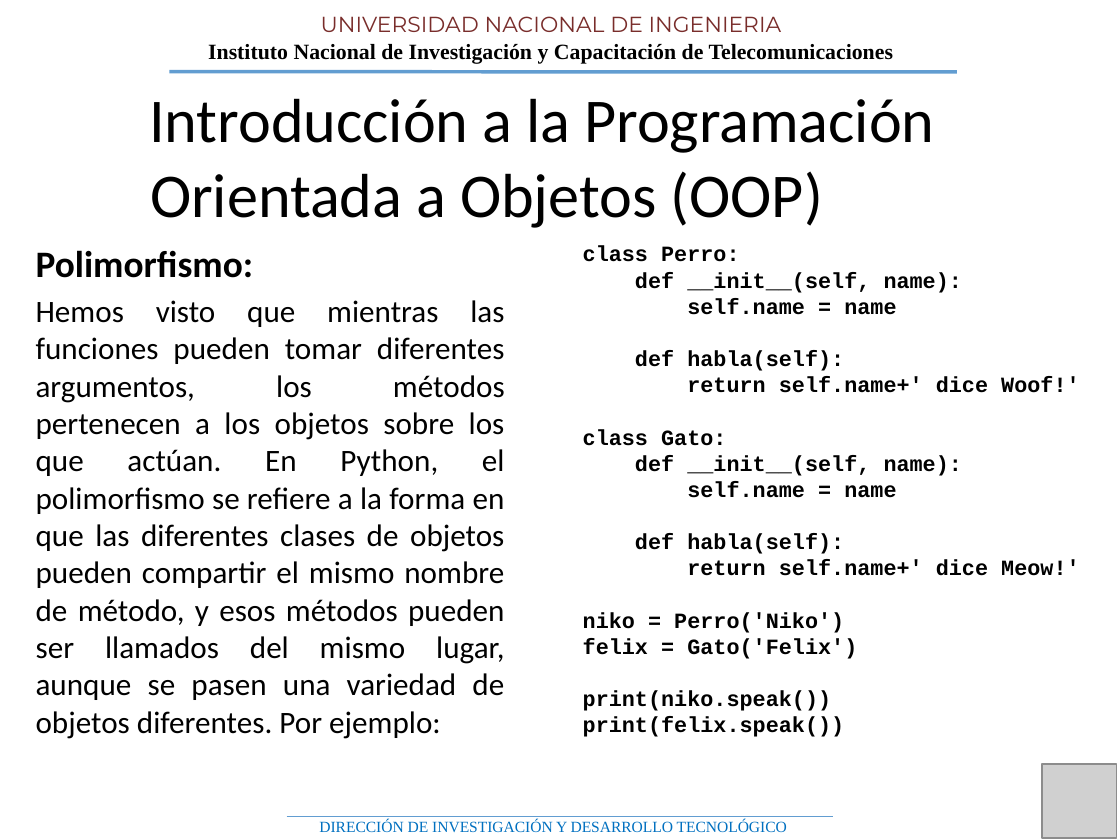
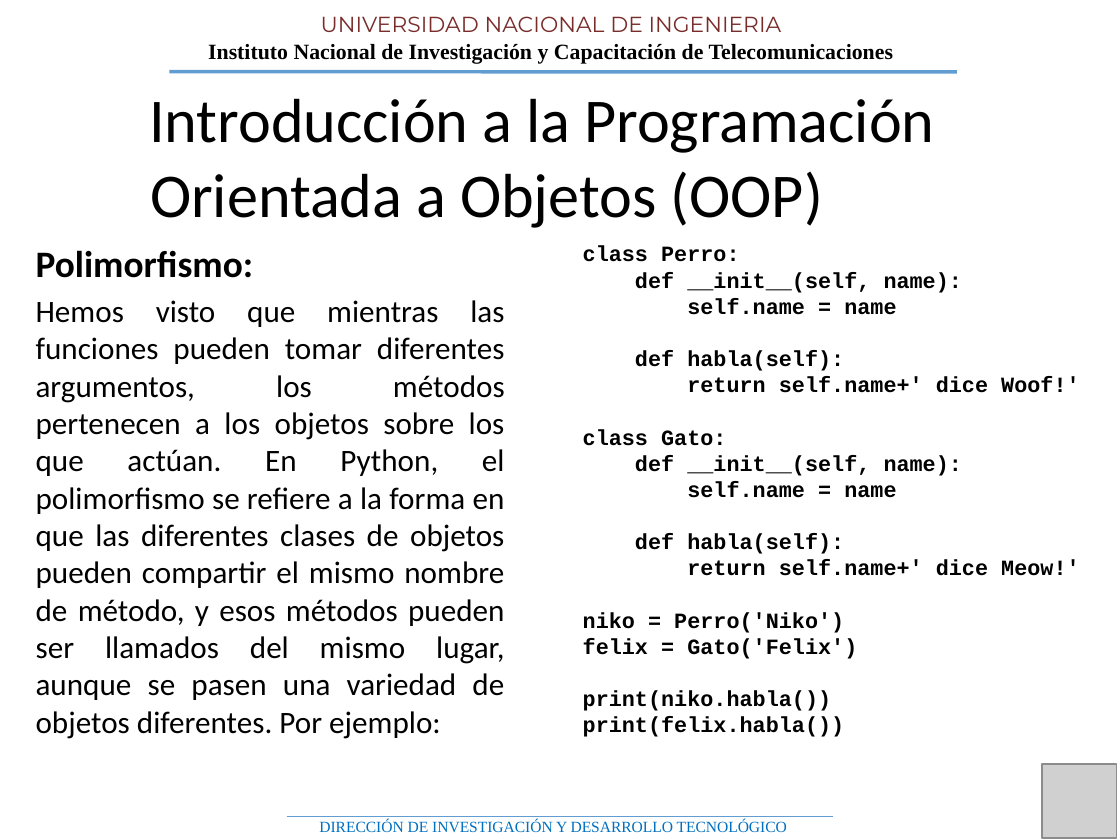
Before and after one commit to AngeloM15/Curso_Python, a slide deck: slide 17 of Curso Python_clase 3.pptx. Drawn at 1120x840 pixels with LibreOffice and Linux fonts; fonts in the diff are those of the drawing; grey boxes stand for pictures; background and template pictures are left out. Boxes give left, top, right and bottom in pixels: in the first picture for what was removed or moved away, otherwise in the second. Text is boxed around its words. In the diff, an @@ line names an element or a change of style, - is before the commit and + after.

```diff
--- a/Curso Python_clase 3.pptx
+++ b/Curso Python_clase 3.pptx
@@ text at box(583, 690, 845, 737): text changed @@
-print(niko.speak())
-print(felix.speak())
+print(niko.habla())
+print(felix.habla())
```
Also in this commit, not shown: 2 other slides changed, 1 slide removed.
